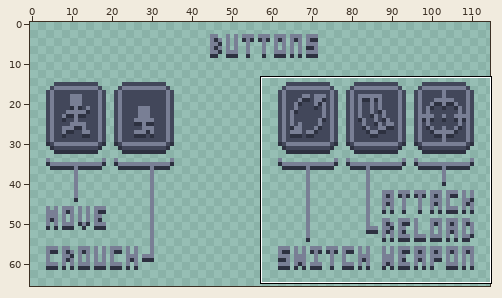
Sprite sheet -- Assets/Sprites/UI/MainMenu/touchButtonHelpScreen.png. Above, an overview of the earlier version with the close-up marked.
Close-up. Before the edit:
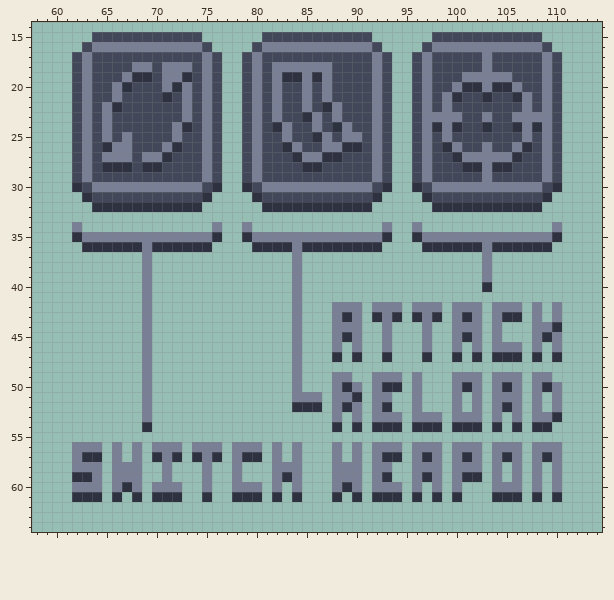
The file is 116x68 pixels. Shown: x 58..114, y 14..64. The old version is drawn lined up with the new one, on the new canvas. The wide view leaves out empty margins. The commit also changed other parts of the picture, which this record leaves out.
After:
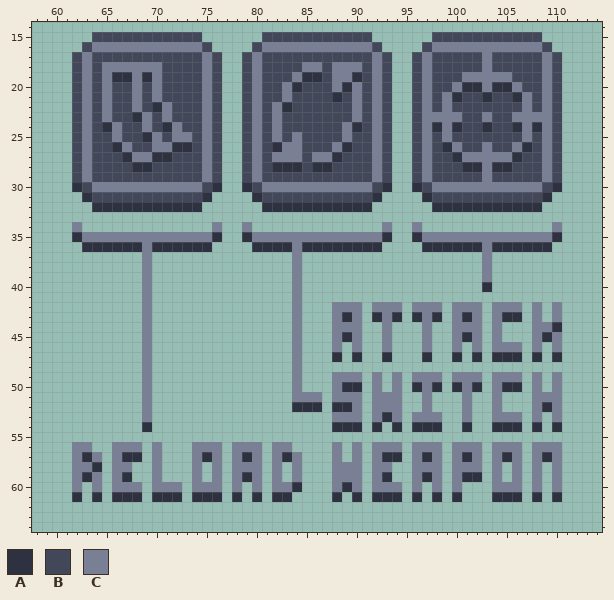
Palette (. is transparent): A #2d3140  B #42475a  C #797f95
Difference:
canvas 116x68 -> 115x73, the old top-left corner now at 1,0 (the part of the old canvas that was cut away was empty and is not shown)
@@ x 63..92 @@
 17 CBBBBBBBBBBBCB..BCBBBBBBBBBBBC
-18 CBBBBCCBCCCBCB..BCBCCCCCCBBBBC
-19 CBBBCAABCCABCB..BCBCAACACBBBBC
-20 CBBCABBBCACBCB..BCBCBBCBCBBBBC
-21 CBBCBBBBABCBCB..BCBCBBCBCBBBBC
-22 CBCABBBBBBCBCB..BCBCBBCBACBBBC
-23 CBCBBBBBBBCBCB..BCBCBBACBCBBBC
-24 CBCBBBBBBCABCB..BCBACBBCBACBBC
-25 CBCBCBBBBCBBCB..BCBBCBBACBCCBC
-26 CBACCBBBCABBCB..BCBBACBBCCAABC
-27 CBCCCBCCABBBCB..BCBBBACCAABBBC
-28 CBAAABAABBBBCB..BCBBBBAABBBBBC
+18 CBCCCCCCBBBBCB..BCBBBBCCBCCCBC
+19 CBCAACACBBBBCB..BCBBBCAABCCABC
+20 CBCBBCBCBBBBCB..BCBBCABBBCACBC
+21 CBCBBCBCBBBBCB..BCBBCBBBBABCBC
+22 CBCBBCBACBBBCB..BCBCABBBBBBCBC
+23 CBCBBACBCBBBCB..BCBCBBBBBBBCBC
+24 CBACBBCBACBBCB..BCBCBBBBBBCABC
+25 CBBCBBACBCCBCB..BCBCBCBBBBCBBC
+26 CBBACBBCCAABCB..BCBACCBBBCABBC
+27 CBBBACCAABBBCB..BCBCCCBCCABBBC
+28 CBBBBAABBBBBCB..BCBAAABAABBBBC
 29 CBBBBBBBBBBBCB..BCBBBBBBBBBBBC
@@ x 58..114 @@
 48 ...........C..............C..............................
-49 ...........C..............C...CC..CCC.C...CCC.CCC.CC.....
-50 ...........C..............C...CAC.CAA.C...CAC.CAC.CAC....
-51 ...........C..............CCC.CCA.CC..C...C.C.CCC.C.C....
-52 ...........C..............AAA.CAC.CA..C...C.C.CAC.C.C....
-53 ...........C..................C.C.CCC.CCC.CCC.C.C.CCA....
-54 ...........A..................A.A.AAA.AAA.AAA.A.A.AA.....
+49 ...........C..............C...CCC.C.C.CCC.CCC.CCC.C.C....
+50 ...........C..............C...CAA.C.C.ACA.ACA.CAA.C.C....
+51 ...........C..............CCC.CCC.CCC..C...C..C...CCC....
+52 ...........C..............AAA.AAC.CCC..C...C..C...CAC....
+53 ...........C..................CCC.CAC.CCC..C..CCC.C.C....
+54 ...........A..................AAA.A.A.AAA..A..AAA.A.A....
 55 .........................................................
-56 ....CCC.C.C.CCC.CCC.CCC.C.C...C.C.CCC.CCC.CCC.CCC.CCC....
-57 ....CAA.C.C.ACA.ACA.CAA.C.C...C.C.CAA.CAC.CAC.CAC.CAC....
-58 ....CCC.CCC..C...C..C...CCC...CCC.CC..CCC.CCC.C.C.C.C....
-59 ....AAC.CCC..C...C..C...CAC...CCC.CA..CAC.CAA.C.C.C.C....
-60 ....CCC.CAC.CCC..C..CCC.C.C...CAC.CCC.C.C.C...CCC.C.C....
-61 ....AAA.A.A.AAA..A..AAA.A.A...A.A.AAA.A.A.A...AAA.A.A....
+56 ....CC..CCC.C...CCC.CCC.CC....C.C.CCC.CCC.CCC.CCC.CCC....
+57 ....CAC.CAA.C...CAC.CAC.CAC...C.C.CAA.CAC.CAC.CAC.CAC....
+58 ....CCA.CC..C...C.C.CCC.C.C...CCC.CC..CCC.CCC.C.C.C.C....
+59 ....CAC.CA..C...C.C.CAC.C.C...CCC.CA..CAC.CAA.C.C.C.C....
+60 ....C.C.CCC.CCC.CCC.C.C.CCA...CAC.CCC.C.C.C...CCC.C.C....
+61 ....A.A.AAA.AAA.AAA.A.A.AA....A.A.AAA.A.A.A...AAA.A.A....
 62 .........................................................
